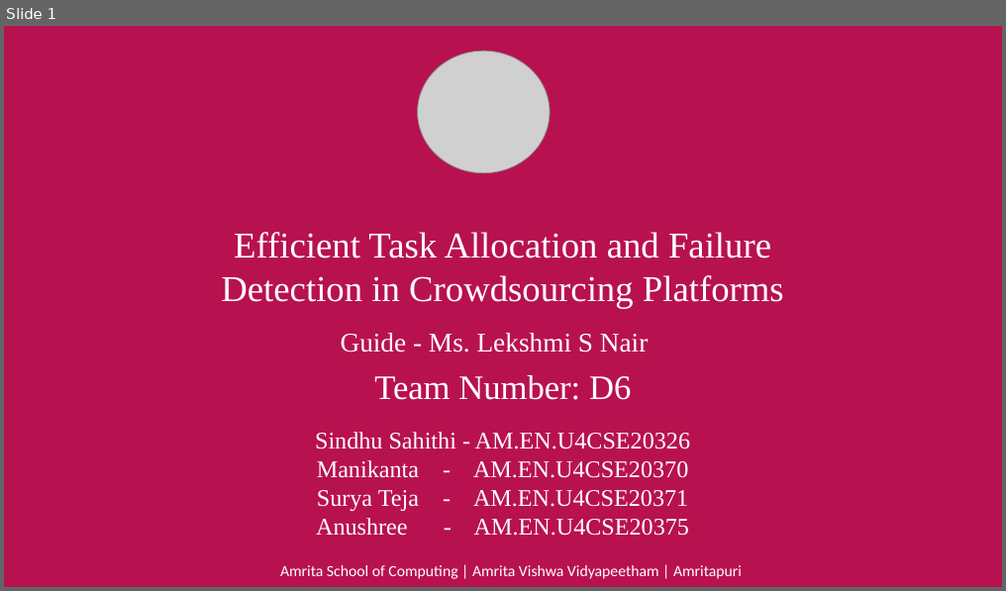
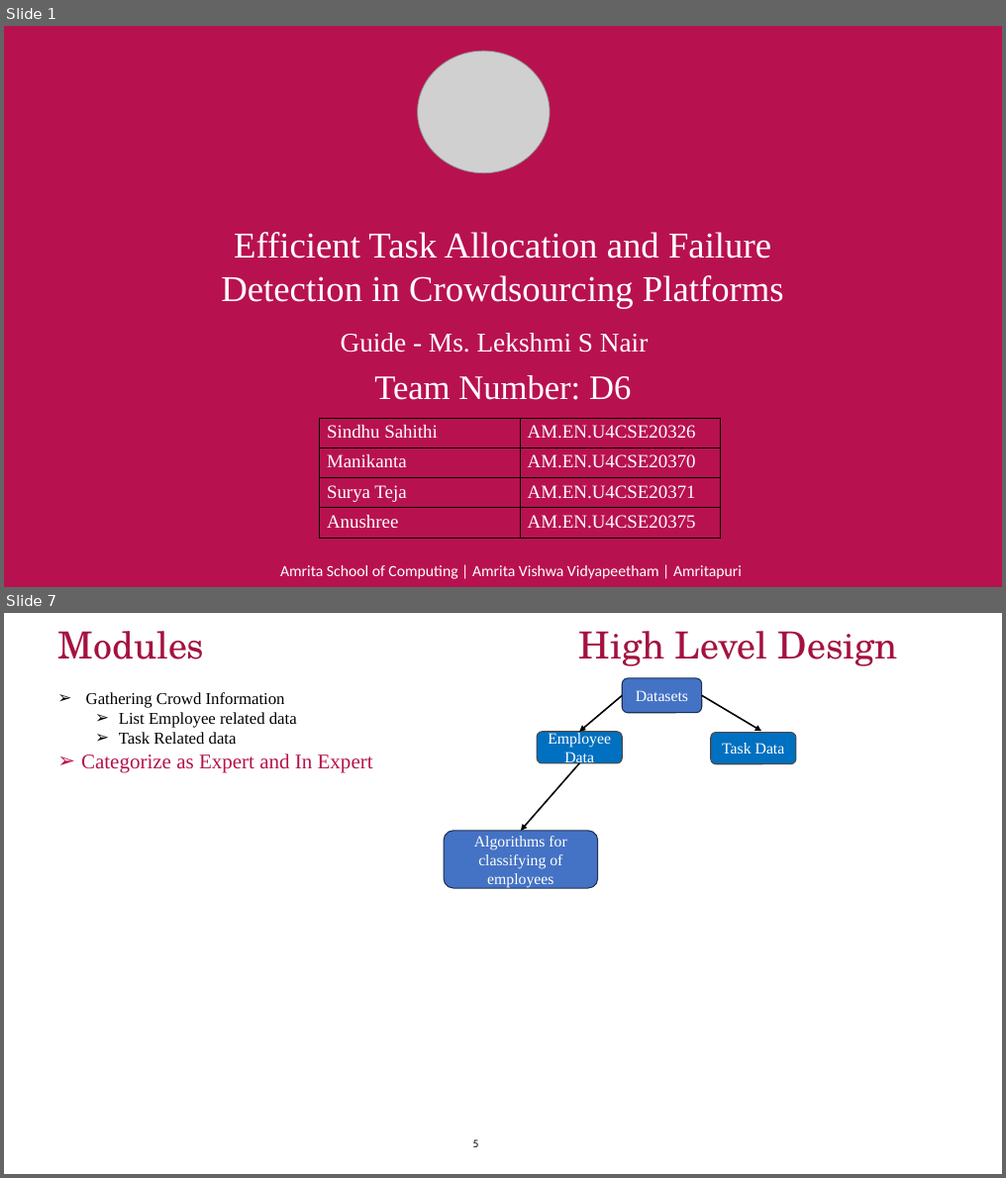
Before and after one commit to manikantathota23/Effective-Task-Allocation-and-Failure-detection, a slide deck: Documentation/First_review_D6.pptx. Shown one above the other, each under a label of ours: slide 1 before the commit, slides 1 and 7 after it; the slides between them are not shown. The pictures are 1006x591 and 1006x1178 pixels, drawn with LibreOffice and Linux fonts; fonts in the diff are those of the drawing; grey boxes stand for pictures; background and template pictures are left out. Boxes give left, top, right and bottom in pixels: in the first picture for what was removed or moved away, otherwise in the second. Text is boxed around its words. In the diff, an @@ line names an element or a change of style, - is before the commit and + after.

```diff
--- a/Documentation/First_review_D6.pptx
+++ b/Documentation/First_review_D6.pptx
@@ slide 7 added at (4, 613, 1002, 1174), background #FFFFFF @@
@@ title added at (58, 631, 898, 666), 36 pt, text #A4123F @@
+Modules High Level Design
@@ text added at (81, 692, 373, 773), 16 pt, text #000000 @@
+➢ Gathering Crowd Information
+  ➢ List Employee related data
+  ➢ Task Related data
+➢ Categorize as Expert and In Expert
@@ arrow added from (623, 695) to (580, 731), #000000 1.5 pt @@
@@ rounded rectangle added at (623, 678, 702, 713), fill #4472C4, outline #1E3256 1 pt, 15 pt, text #FFFFFF @@
+Datasets
@@ arrow added from (702, 695) to (761, 731), #000000 1.5 pt @@
@@ rounded rectangle added at (537, 731, 623, 763), fill #0070C0, outline #484848 1 pt, 15 pt, text #FFFFFF @@
+Employee Data
@@ rounded rectangle added at (711, 732, 796, 764), fill #0070C0, outline #484848 1 pt, 15 pt, text #FFFFFF @@
+Task Data
@@ arrow added from (580, 763) to (521, 831), #000000 1.5 pt @@
@@ rounded rectangle added at (444, 831, 598, 888), fill #4472C4, outline #1E3256 1 pt, 15 pt, text #FFFFFF @@
+Algorithms for classifying of employees
@@ text added at (473, 1140, 479, 1148), 11 pt, text #000000 @@
+5
@@ slide 1 changed as well @@
@@ text at (315, 432, 690, 536): paragraphs removed @@
-Sindhu Sahithi - AM.EN.U4CSE20326
-Manikanta - AM.EN.U4CSE20370
-Surya Teja - AM.EN.U4CSE20371
-Anushree - AM.EN.U4CSE20375
@@ table added at (319, 418, 721, 538), 4 rows, 2 columns @@
+Sindhu Sahithi | AM.EN.U4CSE20326
+Manikanta | AM.EN.U4CSE20370
+Surya Teja | AM.EN.U4CSE20371
+Anushree | AM.EN.U4CSE20375
```
Also in this commit, not shown: 4 other slides changed, 14 other slides added, 11 slides removed, 2 other files.
